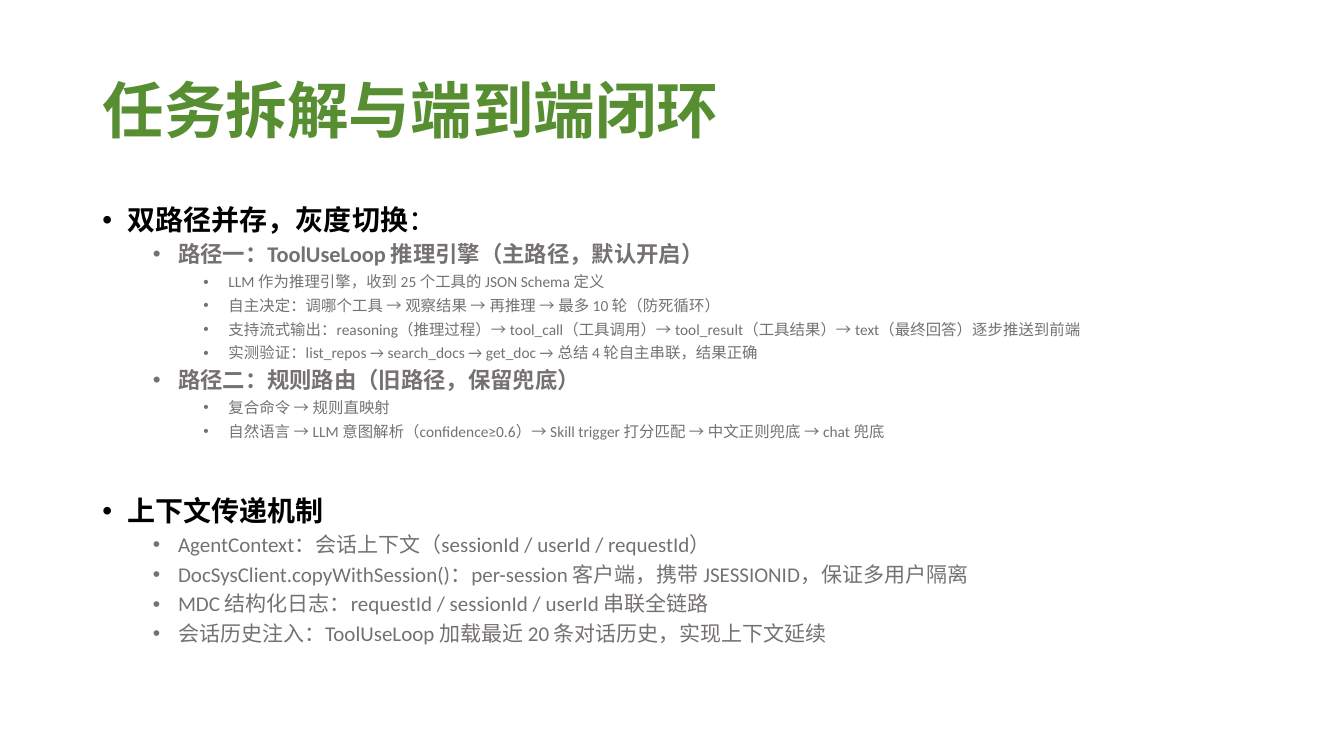
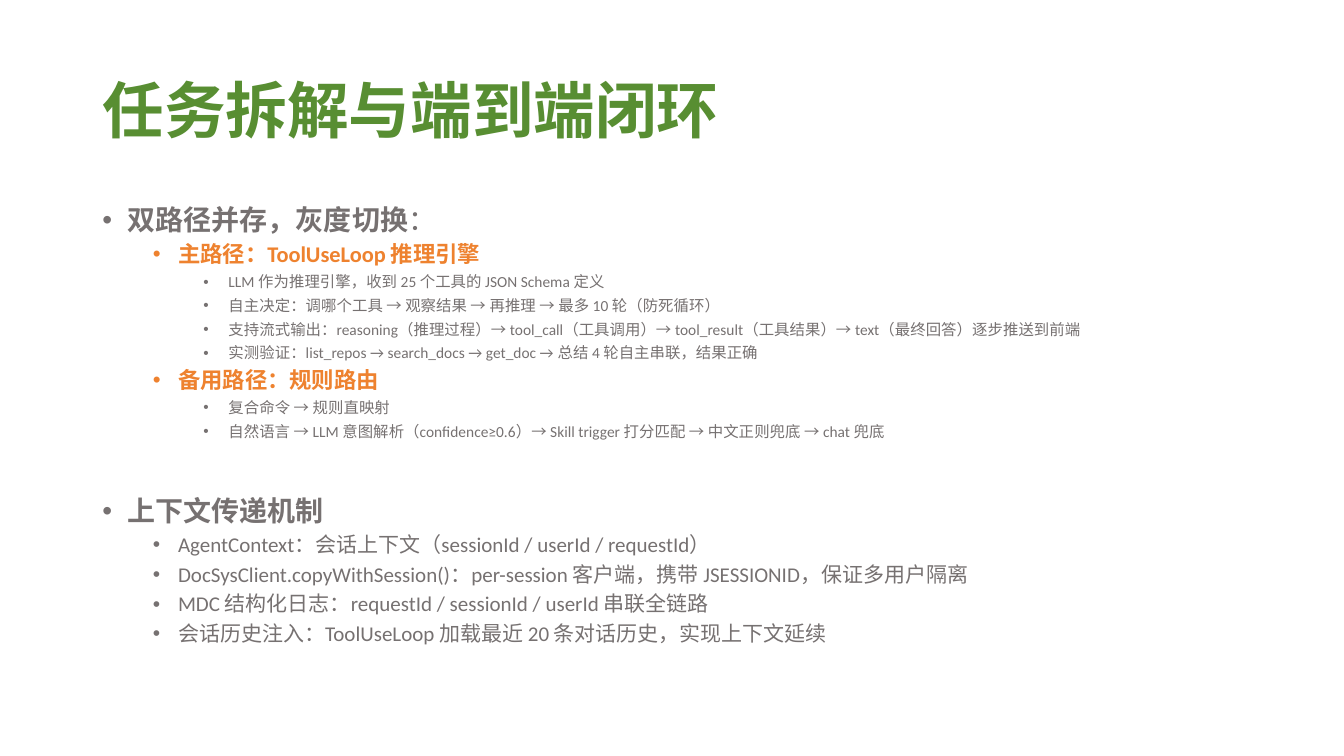
Before and after one commit to nonomal/DocSys, a slide deck: slide 6 of GOAI_MxsDoc_AI_方案PPT.pptx. Drawn at 1344x756 pixels with LibreOffice and Linux fonts; fonts in the diff are those of the drawing. Boxes give left, top, right and bottom in pixels: in the first picture for what was removed or moved away, otherwise in the second. Text is boxed around its words. In the diff, an @@ line names an element or a change of style, - is before the commit and + after.

```diff
--- a/GOAI_MxsDoc_AI_方案PPT.pptx
+++ b/GOAI_MxsDoc_AI_方案PPT.pptx
@@ text at box(128, 206, 437, 524): text colour #000000 to #767171 in "双路径并存，灰度切换：", "上下文传递机制" @@
@@ text at box(178, 243, 480, 266): text changed; text colour #767171 to #EE822F @@
-  • 路径一：ToolUseLoop 推理引擎（主路径，默认开启）
+  • 主路径：ToolUseLoop 推理引擎
@@ text at box(178, 369, 379, 390): text changed; text colour #767171 to #EE822F @@
-  • 路径二：规则路由（旧路径，保留兜底）
+  • 备用路径：规则路由
```
Also in this commit, not shown: 12 other slides changed.
